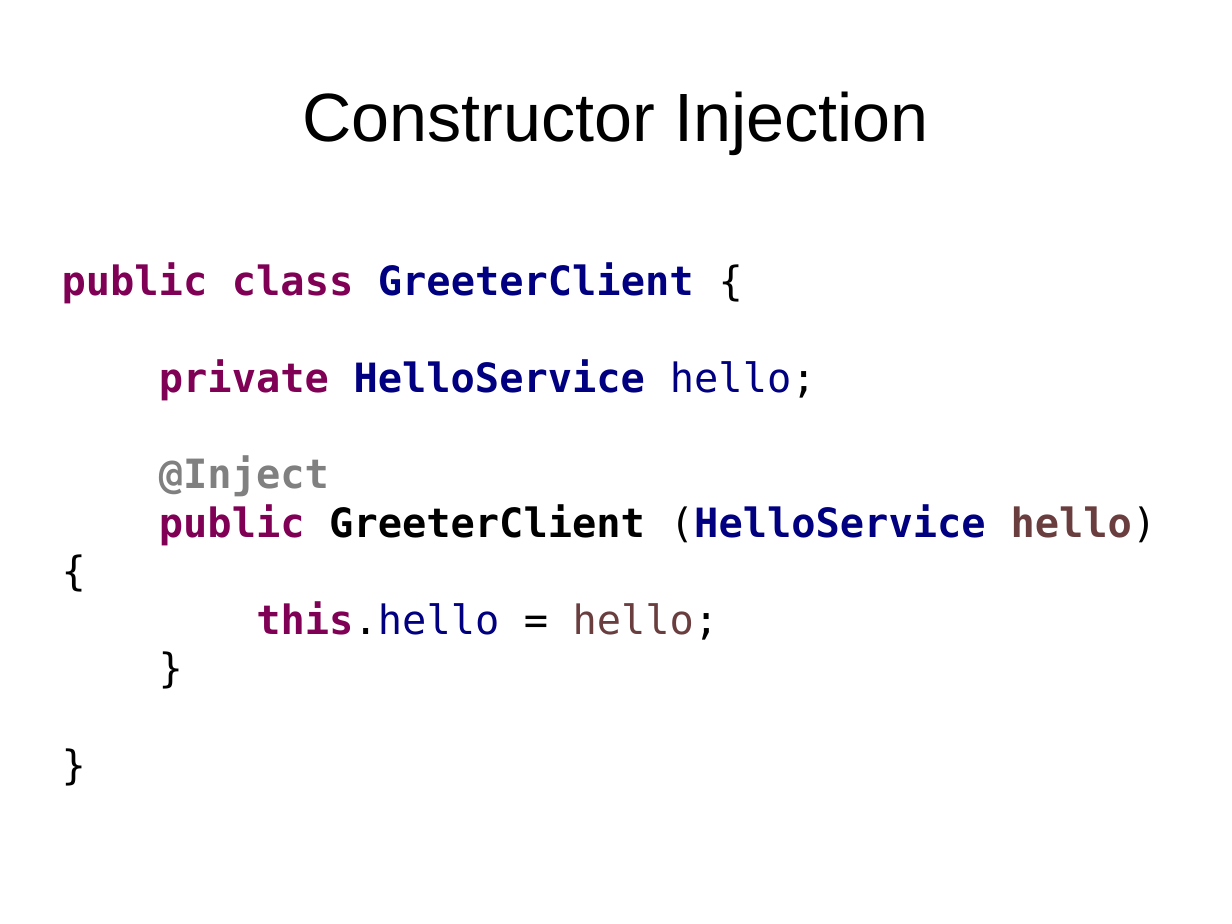
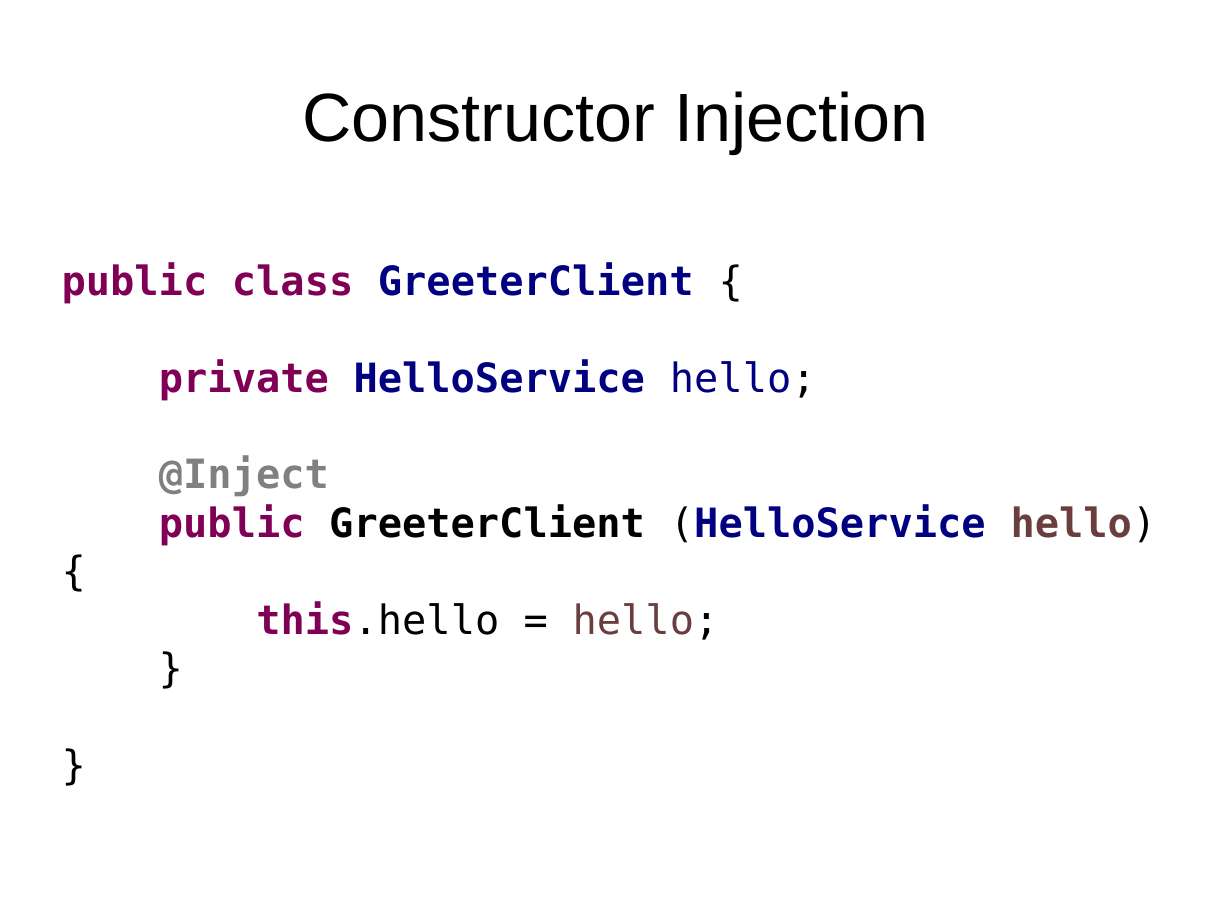
Before and after one commit to FrigoCoder/CDI, a slide deck: slide 14 of CDI.odp. Drawn at 1232x924 pixels with LibreOffice and Linux fonts; fonts in the diff are those of the drawing. Boxes give left, top, right and bottom in pixels: in the first picture for what was removed or moved away, otherwise in the second. Text is boxed around its words. In the diff, an @@ line names an element or a change of style, - is before the commit and + after.

```diff
--- a/CDI.odp
+++ b/CDI.odp
@@ text at (x1=256, y1=601, x2=719, y2=640): text colour #000080 to #000000 in "this.hello" @@
```
Also in this commit, not shown: 1 other slide changed, 6 slides added, 8 other files.
